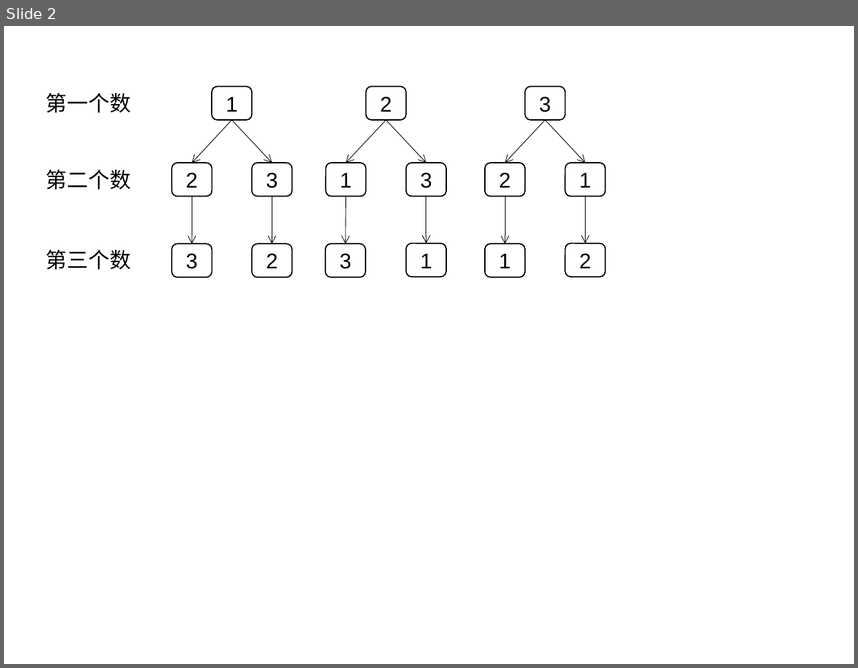
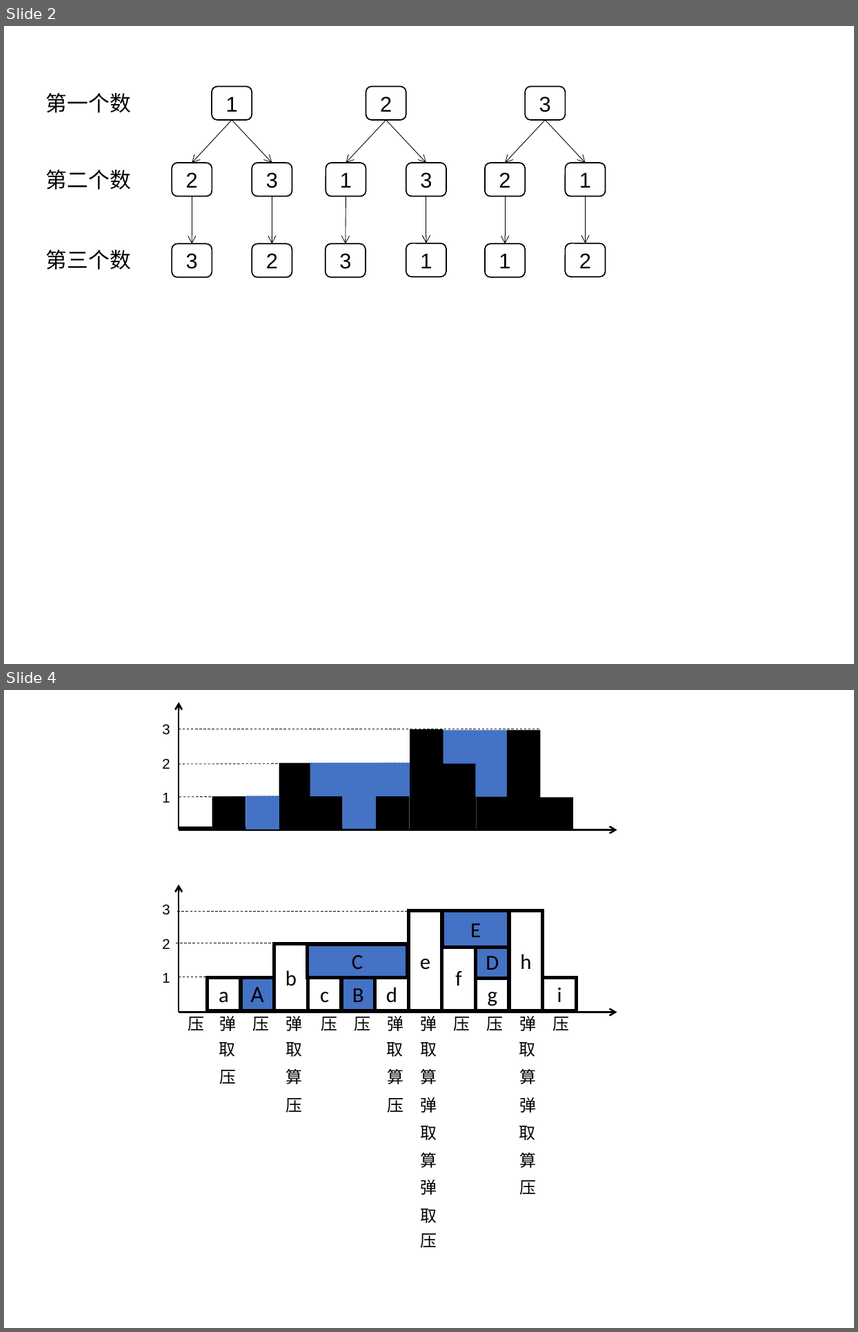
Before and after one commit to movetobe/movetobe.github.io, a slide deck: xxx.pptx. Shown one above the other, each under a label of ours: slide 2 before the commit, slides 2 and 4 after it; the slides between them are not shown. The pictures are 858x668 and 858x1332 pixels, drawn with LibreOffice and Linux fonts; fonts in the diff are those of the drawing. Boxes give left, top, right and bottom in pixels: in the first picture for what was removed or moved away, otherwise in the second. Text is boxed around its words. In the diff, an @@ line names an element or a change of style, - is before the commit and + after.

```diff
--- a/xxx.pptx
+++ b/xxx.pptx
@@ slide 4 added at box(4, 690, 854, 1328), background #FFFFFF @@
@@ group added at box(162, 702, 617, 830): 17 rectangles, 3 lines, 3 texts, 2 arrows @@
+1
+3
+2
@@ group added at box(162, 885, 617, 1248): 37 texts, 14 rectangles, 3 lines, 2 arrows @@
+b
+a
+c
+f
+g
+i
+A
+B
+C
+D
+E
+h
+1
+3
+2
+e
+d
+压
+弹
+取
+压
+弹
+压
+取
+算
+压
+压
+压
+压
+弹
+取
+算
+弹
+取
+算
+弹
+取
+算
+压
+弹
+取
+压
+压
+弹
+取
+算
+压
+弹
+取
+算
+压
```
Also in this commit, not shown: 1 other slide added, 14 other files.
